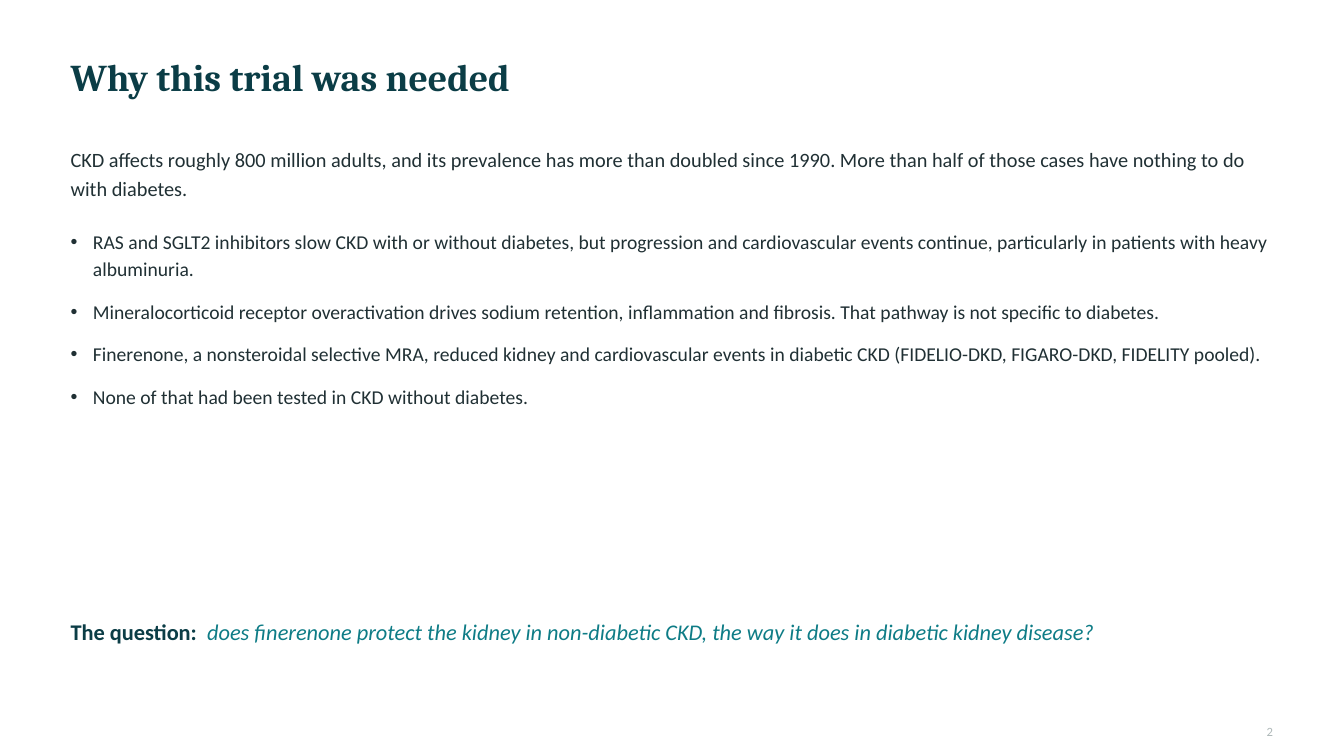
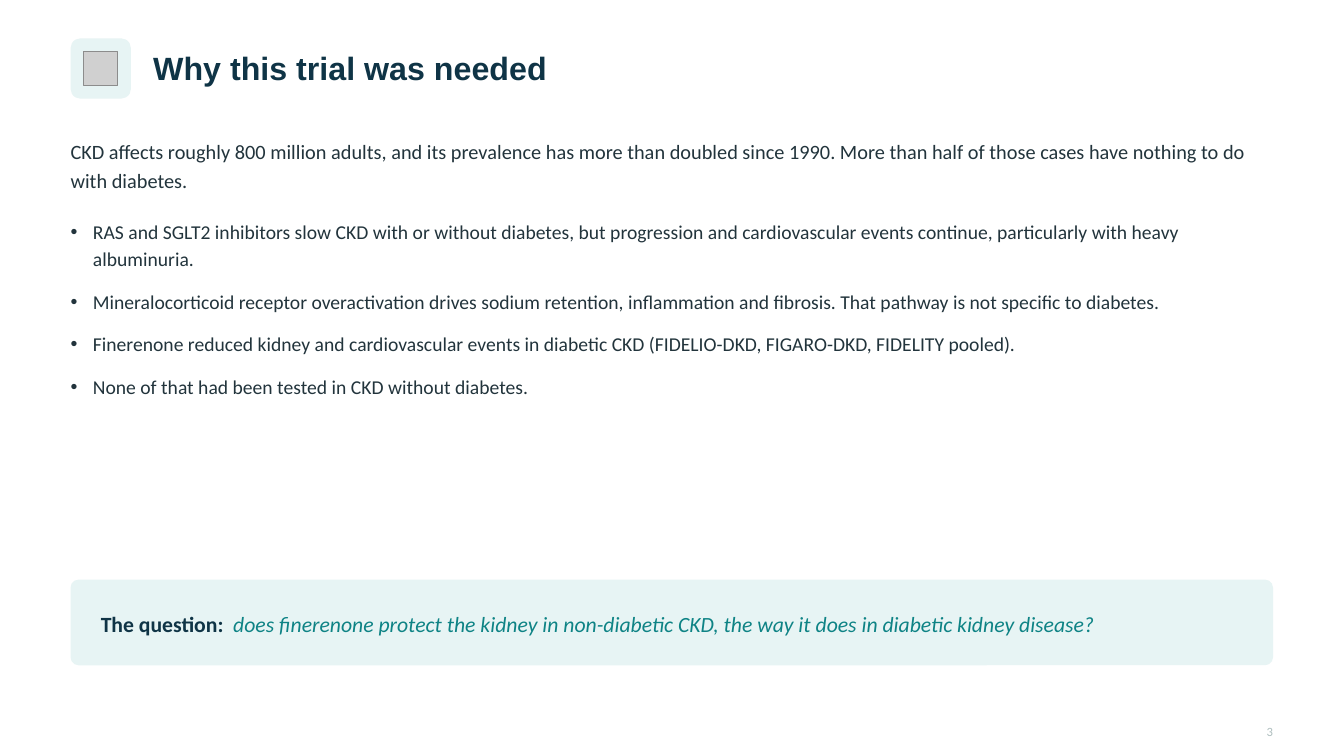
Before and after one commit to azbargarawan-sudo/clickwriting-landing, a slide deck: slide 3 of FIND-CKD.pptx (slide 2 before the commit). Drawn at 1344x756 pixels with LibreOffice and Linux fonts; fonts in the diff are those of the drawing; grey boxes stand for pictures. Boxes give left, top, right and bottom in pixels: in the first picture for what was removed or moved away, otherwise in the second. Text is boxed around its words. In the diff, an @@ line names an element or a change of style, - is before the commit and + after.

```diff
--- a/FIND-CKD.pptx
+++ b/FIND-CKD.pptx
@@ rounded rectangle added at [71, 38, 131, 99], fill #E7F4F4 @@
@@ picture added at [84, 51, 118, 86] @@
@@ text "Why this trial was needed": place and size @@
-text "Why this trial was needed" at [71, 64, 510, 100]
+text "Why this trial was needed" at [153, 56, 547, 86]
@@ text "Why this trial was needed" at [153, 56, 547, 86]: size 27 to 23 pt, font Cambria to Arial, text colour #0B3D46 to #0F3446 @@
@@ text "CKD affects roughly 800 million ..." at [71, 145, 1244, 188]: text colour #203034 to #22343C @@
@@ text "RAS and SGLT2 inhibitors slow ...": place and size @@
-text "RAS and SGLT2 inhibitors slow ..." at [93, 235, 1267, 404]
+text "RAS and SGLT2 inhibitors slow ..." at [93, 225, 1179, 394]
@@ text at [93, 225, 1179, 266]: text changed; text colour #203034 to #22343C @@
-• RAS and SGLT2 inhibitors slow CKD with or without diabetes, but progression and cardiovascular events continue, particularly in patients with heavy albuminuria.
+• RAS and SGLT2 inhibitors slow CKD with or without diabetes, but progression and cardiovascular events continue, particularly with heavy albuminuria.
@@ text at [93, 295, 1159, 394]: text colour #203034 to #22343C in "Mineralocorticoid receptor overactivation drives sodium rete ...", "None of that had been tested in ..." @@
@@ text at [93, 337, 1015, 354]: text changed; text colour #203034 to #22343C @@
-• Finerenone, a nonsteroidal selective MRA, reduced kidney and cardiovascular events in diabetic CKD (FIDELIO-DKD, FIGARO-DKD, FIDELITY pooled).
+• Finerenone reduced kidney and cardiovascular events in diabetic CKD (FIDELIO-DKD, FIGARO-DKD, FIDELITY pooled).
@@ rounded rectangle added at [71, 580, 1273, 665], fill #E7F4F4 @@
@@ text "The question: does finerenone protect ...": place and size @@
-text "The question: does finerenone protect ..." at [71, 624, 1094, 644]
+text "The question: does finerenone protect ..." at [101, 616, 1094, 636]
@@ text "The question: does finerenone protect ..." at [101, 616, 1094, 636]: size 16 to 15.5 pt; text colour #0B3D46 to #0F3446 in "The question:"; text colour #0E7C86 to #0E8385 in "does finerenone protect the kidney in non-diabetic ..." @@
```
Also in this commit, not shown: 16 other slides changed, 11 slides added.
